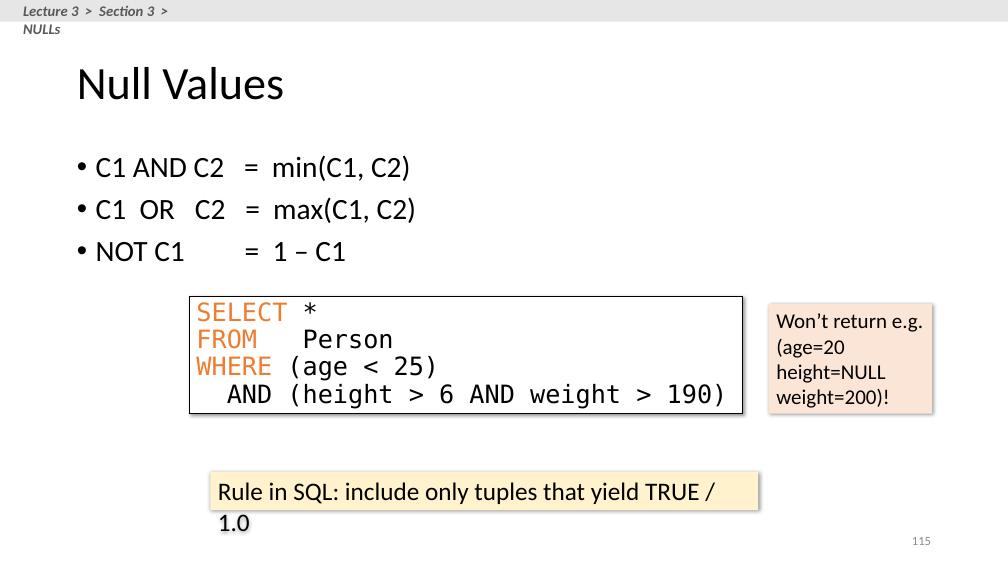
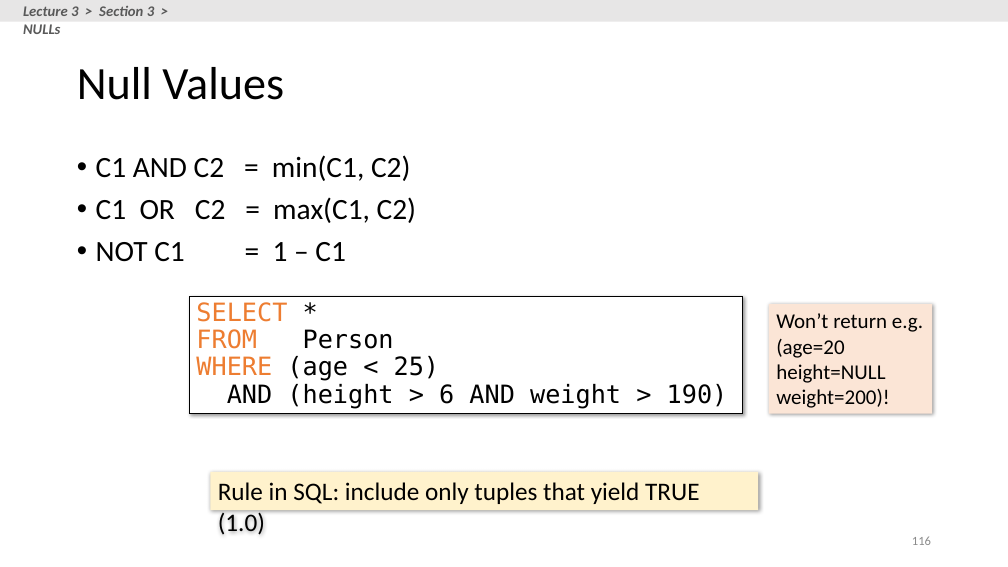
Before and after one commit to HazyResearch/cs145-notebooks-2016, a slide deck: slide 116 of lecture-2-3/Lecture_2_3_SQL.pptx (slide 115 before the commit). Drawn at 1008x567 pixels with LibreOffice and Linux fonts; fonts in the diff are those of the drawing. Boxes give left, top, right and bottom in pixels: in the first picture for what was removed or moved away, otherwise in the second. Text is boxed around its words. In the diff, an @@ line names an element or a change of style, - is before the commit and + after.

```diff
--- a/lecture-2-3/Lecture_2_3_SQL.pptx
+++ b/lecture-2-3/Lecture_2_3_SQL.pptx
@@ text in rectangle at bbox=[218, 482, 699, 535]: text changed @@
-Rule in SQL: include only tuples that yield TRUE / 1.0
+Rule in SQL: include only tuples that yield TRUE (1.0)
```
Also in this commit, not shown: 11 other slides changed, 2 slides added, 1 slide removed, 4 other files.
